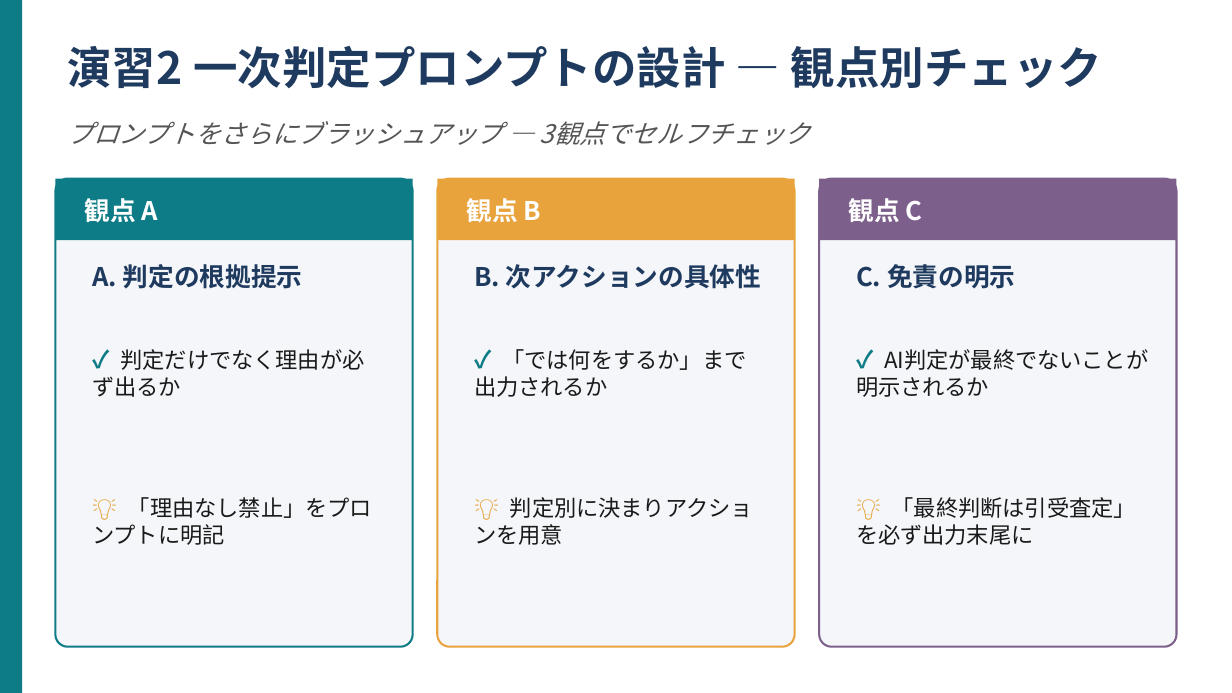
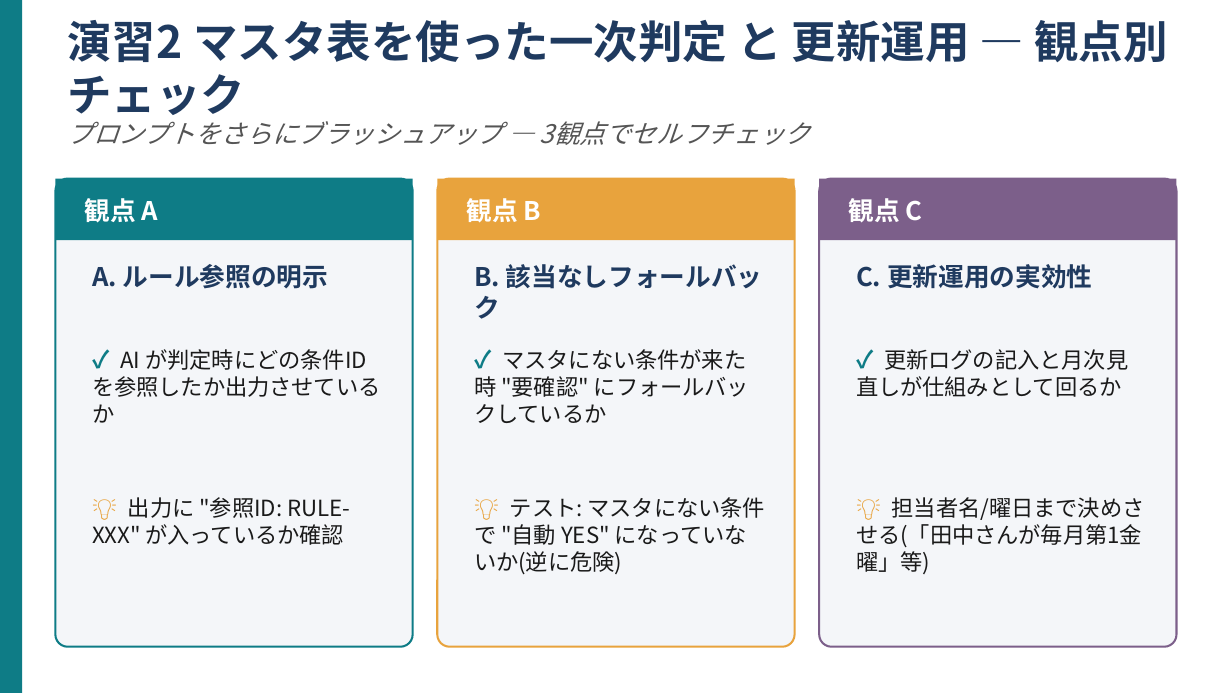
Before and after one commit to kana-story-321/github.io, a slide deck: slide 7 of lecture_pptx/out/s15/ワーク01.pptx. Drawn at 1232x693 pixels with LibreOffice and Linux fonts; fonts in the diff are those of the drawing. Boxes give left, top, right and bottom in pixels: in the first picture for what was removed or moved away, otherwise in the second. Text is boxed around its words. In the diff, an @@ line names an element or a change of style, - is before the commit and + after.

```diff
--- a/lecture_pptx/out/s15/ワーク01.pptx
+++ b/lecture_pptx/out/s15/ワーク01.pptx
@@ text at (68,20,1167,122): text changed @@
-演習2 一次判定プロンプトの設計 — 観点別チェック
+演習2 マスタ表を使った一次判定 と 更新運用 — 観点別チェック
@@ text at (92,264,328,289): text changed @@
-A. 判定の根拠提示
+A. ルール参照の明示
@@ text at (474,264,763,319): text changed @@
-B. 次アクションの具体性
+B. 該当なしフォールバック
@@ text at (856,264,1092,289): text changed @@
-C. 免責の明示
+C. 更新運用の実効性
@@ text at (92,349,380,423): text changed @@
-✓ 判定だけでなく理由が必ず出るか
+✓ AI が判定時にどの条件ID を参照したか出力させているか
@@ text at (474,349,749,423): text changed @@
-✓ 「では何をするか」まで出力されるか
+✓ マスタにない条件が来た時 "要確認" にフォールバックしているか
@@ text at (856,349,1128,397): text changed @@
-✓ AI判定が最終でないことが明示されるか
+✓ 更新ログの記入と月次見直しが仕組みとして回るか
@@ text at (92,497,350,545): text changed @@
-💡 「理由なし禁止」をプロンプトに明記
+💡 出力に "参照ID: RULE-XXX" が入っているか確認
@@ text at (474,497,766,574): text changed @@
-💡 判定別に決まりアクションを用意
+💡 テスト: マスタにない条件で "自動 YES" になっていないか(逆に危険)
@@ text at (856,497,1145,574): text changed @@
-💡 「最終判断は引受査定」を必ず出力末尾に
+💡 担当者名/曜日まで決めさせる(「田中さんが毎月第1金曜」等)
```
Also in this commit, not shown: 7 other slides changed, 13 other files.
